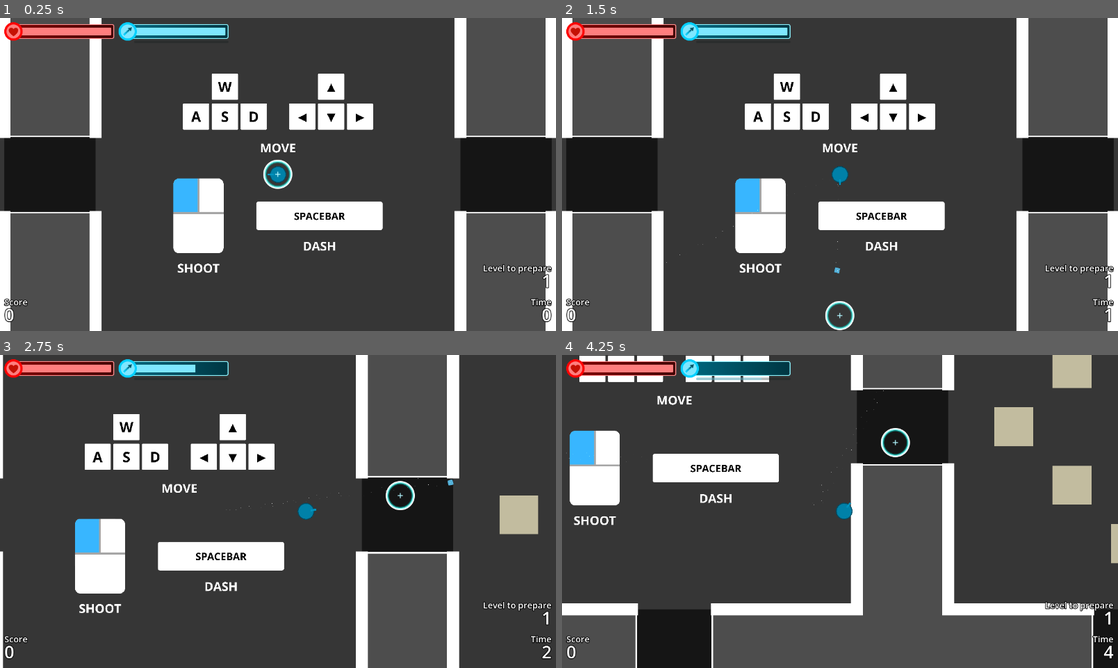
Above: before the commit, frames 1-4 (two rows, left to right).
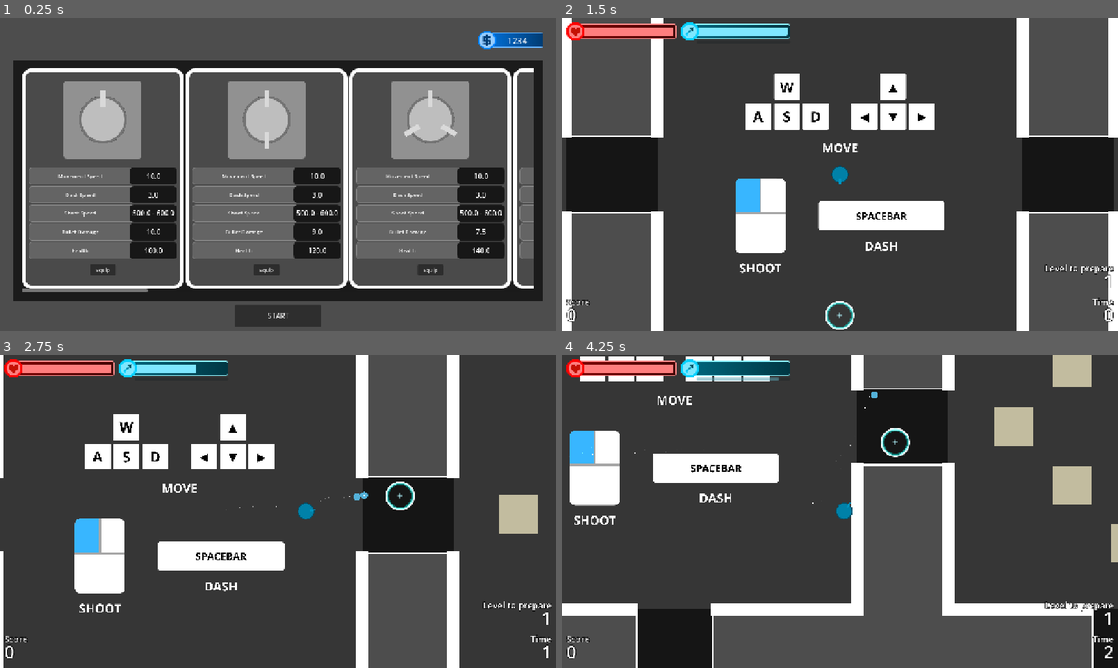
Above: after the commit, the same moments.

Repository: doanryderrhythm/thesis-1-vng-game
Game: Godot game, scene res://scenes/main_scenes/shop_scene.tscn
Same seed, same stepped clock (60 frames per second), same inputs: the game is played once before the commit and once after it. Before the commit the project starts from res://scenes/main_scenes/play_scene.tscn.
Inputs (mouse positions are in pixels of both pictures, inside the frame that each line leads up to):
- Up to frame 1 (0.25 s): no input
- Up to frame 2 (1.5 s): click (662, 268) at 0.5 s, where only the run after the commit has a clickable "Equip"; click (840, 315) at 1.25 s, where only the run after the commit has a clickable "START"
- Up to frame 3 (2.75 s): tap Enter at 2 s; move the mouse to (400, 495) at 2.02 s; hold Right (right) from 2.03 s (still down); tap Space (dash) at 2.1 s; click (400, 495) at 2.17 s
- Up to frame 4 (4.25 s): move the mouse to (728, 527) at 2.77 s; release Right (right) at 2.78 s; hold Down (down) 2.78-3.53 s; tap Space (dash) at 2.85, 3.6 s; click (728, 527) at 2.92 s; move the mouse to (895, 442) at 3.52 s; hold Right (right) from 3.53 s (still down); click (895, 442) at 3.67 s

The runs differ from the first frame. In frame 1, 56% of the frame differs, in the area x 0-100%, y 0-100%; in frame 2, 2.0%; in frame 3, 2.0%; in frame 4, 2.1%.

Commit message:
Made it so that players can choose skin to play

Diff:
--- a/untitled-thesis-1-game/project.godot
+++ b/untitled-thesis-1-game/project.godot
@@ -11,7 +11,7 @@
 [application]
 
 config/name="Untitled Thesis 1 GAME"
-run/main_scene="uid://7hve4728seki"
+run/main_scene="uid://cl6xpd7qlb36r"
 config/features=PackedStringArray("4.6", "GL Compatibility")
 config/icon="res://icon.svg"
 
@@ -26,6 +26,7 @@
 
 window/size/viewport_width=1280
 window/size/viewport_height=720
+window/stretch/mode="canvas_items"
 
 [input]
 
--- a/untitled-thesis-1-game/resources/player/player_circle_1-1.tres
+++ b/untitled-thesis-1-game/resources/player/player_circle_1-1.tres
@@ -1,9 +1,17 @@
 [gd_resource type="Resource" script_class="PlayerStats" format=3 uid="uid://dlyk6n6e8d77k"]
 
 [ext_resource type="Script" uid="uid://thvjb24rjrlp" path="res://scripts/resources/resource_player.gd" id="1_g50bw"]
+[ext_resource type="Resource" uid="uid://v37vy1v7d8" path="res://resources/bullets/bullet_circle_1-1.tres" id="1_oe1mr"]
 [ext_resource type="Texture2D" uid="uid://dkk35nx33o3ps" path="res://sprites/player/player_circle_1-1.png" id="2_nq65c"]
 
 [resource]
 script = ExtResource("1_g50bw")
+character_type = 3
+markers_pos = Array[Vector2]([Vector2(68, 0)])
+code = "player_circle_1-1"
 sprite = ExtResource("2_nq65c")
+health = 100.0
+move_speed = 1000.0
+dash_speed = 3.0
+bullet_res = ExtResource("1_oe1mr")
 metadata/_custom_type_script = "uid://thvjb24rjrlp"
--- a/untitled-thesis-1-game/resources/player/player_circle_2-1.tres
+++ b/untitled-thesis-1-game/resources/player/player_circle_2-1.tres
@@ -1,9 +1,17 @@
 [gd_resource type="Resource" script_class="PlayerStats" format=3 uid="uid://bloo8rucg2nht"]
 
 [ext_resource type="Script" uid="uid://thvjb24rjrlp" path="res://scripts/resources/resource_player.gd" id="1_2e14m"]
+[ext_resource type="Resource" uid="uid://c07ixvh5sl5la" path="res://resources/bullets/bullet_circle_2-1.tres" id="1_787pf"]
 [ext_resource type="Texture2D" uid="uid://1rxu0pnyoik5" path="res://sprites/player/player_circle_2-1.png" id="2_rpqfi"]
 
 [resource]
 script = ExtResource("1_2e14m")
+character_type = 3
+markers_pos = Array[Vector2]([Vector2(68, 0), Vector2(-68, 0)])
+code = "player_circle_2-1"
 sprite = ExtResource("2_rpqfi")
+health = 120.0
+move_speed = 1000.0
+dash_speed = 3.0
+bullet_res = ExtResource("1_787pf")
 metadata/_custom_type_script = "uid://thvjb24rjrlp"
--- a/untitled-thesis-1-game/resources/player/player_circle_3-1.tres
+++ b/untitled-thesis-1-game/resources/player/player_circle_3-1.tres
@@ -1,9 +1,17 @@
 [gd_resource type="Resource" script_class="PlayerStats" format=3 uid="uid://ce2w2uyakt8a4"]
 
+[ext_resource type="Resource" uid="uid://ggflg1tea863" path="res://resources/bullets/bullet_circle_3-1.tres" id="1_0rh33"]
 [ext_resource type="Script" uid="uid://thvjb24rjrlp" path="res://scripts/resources/resource_player.gd" id="1_e2xa7"]
 [ext_resource type="Texture2D" uid="uid://eek56nfjnj62" path="res://sprites/player/player_circle_3-1.png" id="2_pmy5i"]
 
 [resource]
 script = ExtResource("1_e2xa7")
+character_type = 3
+markers_pos = Array[Vector2]([Vector2(68, 0), Vector2(-34, -59), Vector2(-34, 59)])
+code = "player_circle_3-1"
 sprite = ExtResource("2_pmy5i")
+health = 140.0
+move_speed = 1000.0
+dash_speed = 3.0
+bullet_res = ExtResource("1_0rh33")
 metadata/_custom_type_script = "uid://thvjb24rjrlp"
--- a/untitled-thesis-1-game/resources/player/player_circle_4-1.tres
+++ b/untitled-thesis-1-game/resources/player/player_circle_4-1.tres
@@ -1,9 +1,17 @@
 [gd_resource type="Resource" script_class="PlayerStats" format=3 uid="uid://uxa1i5kmbgtp"]
 
 [ext_resource type="Script" uid="uid://thvjb24rjrlp" path="res://scripts/resources/resource_player.gd" id="1_akdu5"]
+[ext_resource type="Resource" uid="uid://d3etdv0q85l8x" path="res://resources/bullets/bullet_circle_4-1.tres" id="1_tyyib"]
 [ext_resource type="Texture2D" uid="uid://b80gimgca15l7" path="res://sprites/player/player_circle_4-1.png" id="2_u18t6"]
 
 [resource]
 script = ExtResource("1_akdu5")
+character_type = 3
+markers_pos = Array[Vector2]([Vector2(68, 0), Vector2(-68, 0), Vector2(0, 68), Vector2(0, -68)])
+code = "player_circle_4-1"
 sprite = ExtResource("2_u18t6")
+health = 160.0
+move_speed = 1000.0
+dash_speed = 3.0
+bullet_res = ExtResource("1_tyyib")
 metadata/_custom_type_script = "uid://thvjb24rjrlp"
--- a/untitled-thesis-1-game/resources/player/player_diamond_1-1.tres
+++ b/untitled-thesis-1-game/resources/player/player_diamond_1-1.tres
@@ -1,9 +1,17 @@
 [gd_resource type="Resource" script_class="PlayerStats" format=3 uid="uid://c3s2ndaaag677"]
 
+[ext_resource type="Resource" uid="uid://bsdrkhprypdg4" path="res://resources/bullets/bullet_diamond_1-1.tres" id="1_0gp2u"]
 [ext_resource type="Script" uid="uid://thvjb24rjrlp" path="res://scripts/resources/resource_player.gd" id="1_gp0x3"]
 [ext_resource type="Texture2D" uid="uid://btb0sno6udlrs" path="res://sprites/player/player_diamond_1-1.png" id="2_ng2pq"]
 
 [resource]
 script = ExtResource("1_gp0x3")
+character_type = 2
+markers_pos = Array[Vector2]([Vector2(68, 0)])
+code = "player_diamond_1-1"
 sprite = ExtResource("2_ng2pq")
+health = 110.0
+move_speed = 1150.0
+dash_speed = 3.5
+bullet_res = ExtResource("1_0gp2u")
 metadata/_custom_type_script = "uid://thvjb24rjrlp"
--- a/untitled-thesis-1-game/resources/player/player_diamond_2-1.tres
+++ b/untitled-thesis-1-game/resources/player/player_diamond_2-1.tres
@@ -1,9 +1,17 @@
 [gd_resource type="Resource" script_class="PlayerStats" format=3 uid="uid://cg8olh1e1d2va"]
 
+[ext_resource type="Resource" uid="uid://bi6c3qwr0p51c" path="res://resources/bullets/bullet_diamond_2-1.tres" id="1_3comk"]
 [ext_resource type="Script" uid="uid://thvjb24rjrlp" path="res://scripts/resources/resource_player.gd" id="1_fn1ce"]
 [ext_resource type="Texture2D" uid="uid://duflh2arbtrka" path="res://sprites/player/player_diamond_2-1.png" id="2_nnlmt"]
 
 [resource]
 script = ExtResource("1_fn1ce")
+character_type = 2
+markers_pos = Array[Vector2]([Vector2(68, 0), Vector2(-68, 0)])
+code = "player_diamond_2-1"
 sprite = ExtResource("2_nnlmt")
+health = 135.0
+move_speed = 1150.0
+dash_speed = 3.5
+bullet_res = ExtResource("1_3comk")
 metadata/_custom_type_script = "uid://thvjb24rjrlp"
--- a/untitled-thesis-1-game/resources/player/player_diamond_4-1.tres
+++ b/untitled-thesis-1-game/resources/player/player_diamond_4-1.tres
@@ -1,9 +1,17 @@
 [gd_resource type="Resource" script_class="PlayerStats" format=3 uid="uid://dulpuoebvtxjy"]
 
 [ext_resource type="Script" uid="uid://thvjb24rjrlp" path="res://scripts/resources/resource_player.gd" id="1_j3f13"]
+[ext_resource type="Resource" uid="uid://ccq7cmf4g15cr" path="res://resources/bullets/bullet_diamond_4-1.tres" id="1_kwemj"]
 [ext_resource type="Texture2D" uid="uid://coitxn8acct2i" path="res://sprites/player/player_diamond_4-1.png" id="2_gju23"]
 
 [resource]
 script = ExtResource("1_j3f13")
+character_type = 2
+markers_pos = Array[Vector2]([Vector2(68, 0), Vector2(-68, 0), Vector2(0, 68), Vector2(0, -68)])
+code = "player_diamond_4-1"
 sprite = ExtResource("2_gju23")
+health = 160.0
+move_speed = 1150.0
+dash_speed = 3.5
+bullet_res = ExtResource("1_kwemj")
 metadata/_custom_type_script = "uid://thvjb24rjrlp"
--- a/untitled-thesis-1-game/resources/player/player_square_1-1.tres
+++ b/untitled-thesis-1-game/resources/player/player_square_1-1.tres
@@ -1,9 +1,17 @@
 [gd_resource type="Resource" script_class="PlayerStats" format=3 uid="uid://bnljbea5arlql"]
 
 [ext_resource type="Script" uid="uid://thvjb24rjrlp" path="res://scripts/resources/resource_player.gd" id="1_t1lbd"]
+[ext_resource type="Resource" uid="uid://dsfcv1jcwxwpq" path="res://resources/bullets/bullet_square_1-1.tres" id="1_wexso"]
 [ext_resource type="Texture2D" uid="uid://b82562vw1hbbw" path="res://sprites/player/player_square_1-1.png" id="2_564ns"]
 
 [resource]
 script = ExtResource("1_t1lbd")
+character_type = 1
+markers_pos = Array[Vector2]([Vector2(68, 0)])
+code = "player_square_1-1"
 sprite = ExtResource("2_564ns")
+health = 135.0
+move_speed = 1075.0
+dash_speed = 3.25
+bullet_res = ExtResource("1_wexso")
 metadata/_custom_type_script = "uid://thvjb24rjrlp"
--- a/untitled-thesis-1-game/resources/player/player_square_2-1.tres
+++ b/untitled-thesis-1-game/resources/player/player_square_2-1.tres
@@ -1,9 +1,17 @@
 [gd_resource type="Resource" script_class="PlayerStats" format=3 uid="uid://bv2yrn0u7ocr7"]
 
 [ext_resource type="Script" uid="uid://thvjb24rjrlp" path="res://scripts/resources/resource_player.gd" id="1_ho3fm"]
+[ext_resource type="Resource" uid="uid://dcwhola32vj8p" path="res://resources/bullets/bullet_square_2-1.tres" id="1_ylw0l"]
 [ext_resource type="Texture2D" uid="uid://dp1urx0ll3shv" path="res://sprites/player/player_square_2-1.png" id="2_wmndb"]
 
 [resource]
 script = ExtResource("1_ho3fm")
+character_type = 1
+markers_pos = Array[Vector2]([Vector2(68, 0), Vector2(-68, 0)])
+code = "player_square_2-1"
 sprite = ExtResource("2_wmndb")
+health = 160.0
+move_speed = 1075.0
+dash_speed = 3.25
+bullet_res = ExtResource("1_ylw0l")
 metadata/_custom_type_script = "uid://thvjb24rjrlp"
--- a/untitled-thesis-1-game/resources/player/player_square_4-1.tres
+++ b/untitled-thesis-1-game/resources/player/player_square_4-1.tres
@@ -1,9 +1,17 @@
 [gd_resource type="Resource" script_class="PlayerStats" format=3 uid="uid://dsw5hybmxtw1o"]
 
 [ext_resource type="Script" uid="uid://thvjb24rjrlp" path="res://scripts/resources/resource_player.gd" id="1_gelcp"]
+[ext_resource type="Resource" uid="uid://c5u7hqtyiwjip" path="res://resources/bullets/bullet_square_4-1.tres" id="1_ms5f6"]
 [ext_resource type="Texture2D" uid="uid://dhekw8y7qg2fm" path="res://sprites/player/player_square_4-1.png" id="2_02fnn"]
 
 [resource]
 script = ExtResource("1_gelcp")
+character_type = 1
+markers_pos = Array[Vector2]([Vector2(68, 0), Vector2(-68, 0), Vector2(0, 68), Vector2(0, -68)])
+code = "player_square_4-1"
 sprite = ExtResource("2_02fnn")
+health = 190.0
+move_speed = 1075.0
+dash_speed = 3.5
+bullet_res = ExtResource("1_ms5f6")
 metadata/_custom_type_script = "uid://thvjb24rjrlp"
--- a/untitled-thesis-1-game/resources/player/player_triangle_1-1.tres
+++ b/untitled-thesis-1-game/resources/player/player_triangle_1-1.tres
@@ -1,9 +1,16 @@
 [gd_resource type="Resource" script_class="PlayerStats" format=3 uid="uid://dq7go06kkveb4"]
 
 [ext_resource type="Script" uid="uid://thvjb24rjrlp" path="res://scripts/resources/resource_player.gd" id="1_3rtbe"]
+[ext_resource type="Resource" uid="uid://n0iycdu7o335" path="res://resources/bullets/bullet_triangle_1-1.tres" id="1_r456s"]
 [ext_resource type="Texture2D" uid="uid://djv4m1xavsedg" path="res://sprites/player/player_triangle_1-1.png" id="2_g5q6d"]
 
 [resource]
 script = ExtResource("1_3rtbe")
+markers_pos = Array[Vector2]([Vector2(68, 0)])
+code = "player_triangle_1-1"
 sprite = ExtResource("2_g5q6d")
+health = 120.0
+move_speed = 1200.0
+dash_speed = 4.0
+bullet_res = ExtResource("1_r456s")
 metadata/_custom_type_script = "uid://thvjb24rjrlp"
--- a/untitled-thesis-1-game/resources/player/player_triangle_2-1.tres
+++ b/untitled-thesis-1-game/resources/player/player_triangle_2-1.tres
@@ -1,9 +1,16 @@
 [gd_resource type="Resource" script_class="PlayerStats" format=3 uid="uid://dq0eqq6yuj6a1"]
 
+[ext_resource type="Resource" uid="uid://bv2ulqsc1mj35" path="res://resources/bullets/bullet_triangle_2-1.tres" id="1_amhlc"]
 [ext_resource type="Script" uid="uid://thvjb24rjrlp" path="res://scripts/resources/resource_player.gd" id="1_ftu40"]
 [ext_resource type="Texture2D" uid="uid://c64tnqyf2tsyc" path="res://sprites/player/player_triangle_2-1.png" id="2_xwp8o"]
 
 [resource]
 script = ExtResource("1_ftu40")
+markers_pos = Array[Vector2]([Vector2(68, 0), Vector2(-45, 0)])
+code = "player_triangle_2-1"
 sprite = ExtResource("2_xwp8o")
+health = 150.0
+move_speed = 1200.0
+dash_speed = 4.0
+bullet_res = ExtResource("1_amhlc")
 metadata/_custom_type_script = "uid://thvjb24rjrlp"
--- a/untitled-thesis-1-game/resources/player/player_triangle_3-1.tres
+++ b/untitled-thesis-1-game/resources/player/player_triangle_3-1.tres
@@ -1,9 +1,16 @@
 [gd_resource type="Resource" script_class="PlayerStats" format=3 uid="uid://8xowtvyb4jwm"]
 
 [ext_resource type="Script" uid="uid://thvjb24rjrlp" path="res://scripts/resources/resource_player.gd" id="1_2bvxe"]
+[ext_resource type="Resource" uid="uid://y3i0wmc80i8y" path="res://resources/bullets/bullet_triangle_3-1.tres" id="1_kahb8"]
 [ext_resource type="Texture2D" uid="uid://cnroce0q5v0ko" path="res://sprites/player/player_triangle_3-1.png" id="2_xtier"]
 
 [resource]
 script = ExtResource("1_2bvxe")
+markers_pos = Array[Vector2]([Vector2(68, 0), Vector2(-34, -59), Vector2(-34, 59)])
+code = "player_triangle_3-1"
 sprite = ExtResource("2_xtier")
+health = 180.0
+move_speed = 1200.0
+dash_speed = 4.25
+bullet_res = ExtResource("1_kahb8")
 metadata/_custom_type_script = "uid://thvjb24rjrlp"
--- a/untitled-thesis-1-game/resources/stages/stage_stats_0.tres
+++ b/untitled-thesis-1-game/resources/stages/stage_stats_0.tres
@@ -8,7 +8,6 @@
 phase_count = 1
 min_enemy = 1
 max_enemy = 2
-is_lazer = true
 lazer_spawn_rate = 2.0
 lazer_warn_time = 2.0
 lazer_stay_time = 1.5
--- a/untitled-thesis-1-game/resources/stages/stage_stats_1.tres
+++ b/untitled-thesis-1-game/resources/stages/stage_stats_1.tres
@@ -8,7 +8,6 @@
 phase_count = 1
 min_enemy = 2
 max_enemy = 3
-is_lazer = true
 lazer_spawn_rate = 2.0
 lazer_warn_time = 2.0
 lazer_stay_time = 1.5
--- a/untitled-thesis-1-game/scenes/main_scenes/shop_scene.tscn
+++ b/untitled-thesis-1-game/scenes/main_scenes/shop_scene.tscn
@@ -18,7 +18,20 @@
 		var ui_item: SkinUI = skin_ui_item.instantiate()
 		ui_item.skin_stats = player
 		item_container.add_child(ui_item)
+		ui_item.equip_button.pressed.connect(select_skin.bind(ui_item))
 	pass
+
+func select_skin(selected_ui_item: SkinUI) -> void:
+	ProfileManager.update_profile(selected_ui_item.skin_stats)
+	for item in item_container.get_children():
+		if item == selected_ui_item:
+			item.modulate = Color(\"#a3fbff\")
+		else:
+			item.modulate = Color.WHITE
+
+func _on_start_button_pressed() -> void:
+	get_tree().change_scene_to_file(\"res://scenes/main_scenes/play_scene.tscn\")
+	pass # Replace with function body.
 "
 
 [sub_resource type="LabelSettings" id="LabelSettings_8r8tc"]
@@ -90,3 +103,19 @@
 label_settings = SubResource("LabelSettings_8r8tc")
 horizontal_alignment = 1
 vertical_alignment = 1
+
+[node name="StartButton" type="Button" parent="CanvasLayer" unique_id=947664123]
+anchors_preset = 7
+anchor_left = 0.5
+anchor_top = 1.0
+anchor_right = 0.5
+anchor_bottom = 1.0
+offset_left = -100.0
+offset_top = -60.0
+offset_right = 100.0
+offset_bottom = -10.0
+grow_horizontal = 2
+grow_vertical = 0
+text = "START"
+
+[connection signal="pressed" from="CanvasLayer/StartButton" to="." method="_on_start_button_pressed"]
--- a/untitled-thesis-1-game/scenes/player/player.tscn
+++ b/untitled-thesis-1-game/scenes/player/player.tscn
@@ -1,11 +1,11 @@
 [gd_scene format=3 uid="uid://bmne7bel88n5p"]
 
-[ext_resource type="Texture2D" uid="uid://dkk35nx33o3ps" path="res://sprites/player/player_circle_1-1.png" id="1_8afob"]
 [ext_resource type="Script" uid="uid://4ntrfrdt4iyl" path="res://scripts/player/player.gd" id="1_dovo2"]
 [ext_resource type="Resource" uid="uid://bsdrkhprypdg4" path="res://resources/bullets/bullet_diamond_1-1.tres" id="2_75vfm"]
 [ext_resource type="PackedScene" uid="uid://vtxwdqpa14io" path="res://scenes/bullets/player_bullet.tscn" id="3_0owmy"]
 [ext_resource type="Script" uid="uid://crv1isw4q5df" path="res://scripts/area_2d/hurt_area_2d.gd" id="3_gmlin"]
 [ext_resource type="Script" uid="uid://2jniw3exf4mu" path="res://scripts/area_2d/hit_area_2d.gd" id="3_lvxji"]
+[ext_resource type="Texture2D" uid="uid://eek56nfjnj62" path="res://sprites/player/player_circle_3-1.png" id="4_5gtgg"]
 [ext_resource type="AudioStream" uid="uid://r6ubrcbwu6p8" path="res://sfx/player_shoot.wav" id="7_0owmy"]
 [ext_resource type="AudioStream" uid="uid://bglthoh62y2ot" path="res://sfx/player_dash.wav" id="8_5gtgg"]
 [ext_resource type="AudioStream" uid="uid://cn0svmt1f6uuy" path="res://sfx/player_hurt.wav" id="9_h17s1"]
@@ -91,7 +91,7 @@
 [node name="Sprite2D" type="Sprite2D" parent="." unique_id=768663192]
 modulate = Color(3.465414e-06, 0.67638296, 0.88230026, 1)
 rotation = 1.5707964
-texture = ExtResource("1_8afob")
+texture = ExtResource("4_5gtgg")
 
 [node name="CollisionShape2D" type="CollisionShape2D" parent="." unique_id=1744166195]
 shape = SubResource("CircleShape2D_dovo2")
@@ -156,9 +156,6 @@
 
 [node name="ShootingMarkers" type="Node2D" parent="." unique_id=2096073461]
 
-[node name="Marker2D" type="Marker2D" parent="ShootingMarkers" unique_id=1095881050]
-position = Vector2(68, 0)
-
 [node name="DashTimer" type="Timer" parent="." unique_id=2064906837]
 wait_time = 0.2
 one_shot = true
--- a/untitled-thesis-1-game/scenes/ui/debug_ui.tscn
+++ b/untitled-thesis-1-game/scenes/ui/debug_ui.tscn
@@ -65,8 +65,8 @@
 	health_bar.value = GameManager.player.health
 	if GameManager.player.health <= 0:
 		danger_texture.modulate = Color(1, 1, 1, 0)
-	elif GameManager.player.health <= 0.3 * ValueStorer.player_health:
-		danger_texture.modulate = Color(1, 1, 1, 1 - GameManager.player.health / (0.3 * ValueStorer.player_health))
+	elif GameManager.player.health <= 0.3 * ProfileManager.health:
+		danger_texture.modulate = Color(1, 1, 1, 1 - GameManager.player.health / (0.3 * ProfileManager.health))
 	else:
 		danger_texture.modulate = Color(1, 1, 1, 0)
 
--- a/untitled-thesis-1-game/scenes/ui/skin_ui_item.tscn
+++ b/untitled-thesis-1-game/scenes/ui/skin_ui_item.tscn
@@ -208,3 +208,19 @@
 label_settings = SubResource("LabelSettings_nj366")
 horizontal_alignment = 1
 vertical_alignment = 1
+
+[node name="EquipButton" type="Button" parent="." unique_id=243860223]
+layout_mode = 1
+anchors_preset = -1
+anchor_left = 0.5
+anchor_top = 0.91400003
+anchor_right = 0.5
+anchor_bottom = 0.91400003
+offset_left = -30.0
+offset_top = -12.384003
+offset_right = 30.0
+offset_bottom = 12.615997
+grow_horizontal = 2
+grow_vertical = 0
+theme_override_font_sizes/font_size = 12
+text = "Equip"
--- a/untitled-thesis-1-game/scripts/autoload/game_manager.gd
+++ b/untitled-thesis-1-game/scripts/autoload/game_manager.gd
@@ -34,7 +34,7 @@
 var play_time_int: int = 0
 var stage_stats: Array[StageStats]
 
-var is_gameplay: bool = true
+var is_gameplay: bool = false
 
 signal health_change
 signal dash_change
@@ -50,6 +50,8 @@
 	pass
 
 func reset() -> void:
+	is_gameplay = true
+
 	current_id_x = 0
 	current_id_y = 0
 
--- a/untitled-thesis-1-game/scripts/autoload/profile_manager.gd
+++ b/untitled-thesis-1-game/scripts/autoload/profile_manager.gd
@@ -1 +1,22 @@
 extends Node
+
+var player_code: String
+
+var character_type: Player.CharacterType
+var markers_pos: Array[Vector2]
+
+var sprite: Texture2D
+var health: float
+var move_speed: float
+var dash_speed: float
+var bullet_res: BulletStats
+
+func update_profile(player: PlayerStats) -> void:
+	player_code = player.code
+	character_type = player.character_type
+	markers_pos = player.markers_pos
+	sprite = player.sprite
+	health = player.health
+	move_speed = player.move_speed
+	dash_speed = player.dash_speed
+	bullet_res = player.bullet_res
--- a/untitled-thesis-1-game/scripts/autoload/value_storer.gd
+++ b/untitled-thesis-1-game/scripts/autoload/value_storer.gd
@@ -28,7 +28,7 @@
 var bomb_radius: float = 63.0
 var player_bullet_speed_mult: float = 3.0
 var max_dash_count: int = 3
-var dash_wait_time: float = 2.0
+var dash_wait_time: float = 5.0
 var reward_random_extra: int = 10
 var reward_enable_time: float = 0.5
 #endregion
--- a/untitled-thesis-1-game/scripts/player/player.gd
+++ b/untitled-thesis-1-game/scripts/player/player.gd
@@ -23,6 +23,7 @@
 @export var _bullet_scene: PackedScene
 
 @onready var _shoot_markers_storer = $ShootingMarkers
+var _markers_pos: Array[Vector2]
 var _shoot_markers: Array[Marker2D]
 @onready var _shooting_delay_timer: Timer = $ShootingDelayTimer
 
@@ -46,6 +47,8 @@
 @onready var _dash_audio: AudioStreamPlayer = $DashAudio
 @onready var _hurt_audio: AudioStreamPlayer = $HurtAudio
 
+@onready var _player_sprite: Sprite2D = $Sprite2D
+
 var state: PlayerState
 var _is_dash: bool = false
 var _move_rate: float = 1.0
@@ -89,7 +92,7 @@
 	else:
 		direction_vector = _dash_direction_vector
 
-	velocity = ValueStorer.velocity * _move_rate * direction_vector
+	velocity = ProfileManager.move_speed * _move_rate * direction_vector
 	move_and_slide()
 
 func manage_dash() -> void:
@@ -131,9 +134,11 @@
 		bullet.global_position = _shoot_markers[i].global_position
 		bullet.texture = _bullet_stats.texture
 		bullet.speed = randf_range(_bullet_stats.min_speed, _bullet_stats.max_speed) * (ValueStorer.player_bullet_speed_mult + _offset_bullet_speed)
-		bullet.angle = deg_to_rad(randf_range(
-			rotation_degrees - 2,
-			rotation_degrees + 2))
+		var cal_angle: float = rad_to_deg(atan2(
+			(_shoot_markers[i].global_position.y - global_position.y),
+			(_shoot_markers[i].global_position.x - global_position.x)
+			))
+		bullet.angle = deg_to_rad(randf_range(cal_angle - 2, cal_angle + 2))
 		bullet.damage = _bullet_stats.damage
 
 		var parent = get_tree().current_scene.find_child(ValueStorer.bullets_node)
@@ -194,6 +199,22 @@
 	pass
 
 func set_up_player() -> void:
+	_player_sprite.texture = ProfileManager.sprite
+	_character_type = ProfileManager.character_type
+	_bullet_stats = ProfileManager.bullet_res
+	health = ProfileManager.health
+	_total_dash = ProfileManager.dash_speed
+	_markers_pos = ProfileManager.markers_pos
+
+	_offset_bullet_speed = 0
+	_offset_move_speed = 1
+	_dash_wait_timer.wait_time = ValueStorer.dash_wait_time
+
+	for pos in _markers_pos:
+		var marker: Marker2D = Marker2D.new()
+		marker.position = pos
+		_shoot_markers_storer.add_child(marker)
+
 	for marker in _shoot_markers_storer.get_children():
 		_shoot_markers.push_back(marker)
 
@@ -218,11 +239,6 @@
 		_circle_hurt_collision.disabled = false
 		hurt_collision = _circle_hurt_collision
 
-	health = ValueStorer.player_health
-	_total_dash = ValueStorer.player_dash_rate
-	_offset_bullet_speed = 0
-	_offset_move_speed = 1
-
 func toggle_dash(is_toggled: bool) -> void:
 	_is_dash = is_toggled
 	if _is_invulnerable and !_is_dash:
--- a/untitled-thesis-1-game/scripts/resources/resource_player.gd
+++ b/untitled-thesis-1-game/scripts/resources/resource_player.gd
@@ -1,9 +1,13 @@
 extends Resource
 class_name PlayerStats
 
+@export var character_type: Player.CharacterType
+@export var markers_pos: Array[Vector2]
+
+@export var code: String
+
 @export var sprite: Texture2D
+@export var health: float
 @export var move_speed: float
 @export var dash_speed: float
-@export var shoot_speed: float
-@export var bullet_damage: float
-@export var health: float
+@export var bullet_res: BulletStats
--- a/untitled-thesis-1-game/scripts/ui/skin_ui_item.gd
+++ b/untitled-thesis-1-game/scripts/ui/skin_ui_item.gd
@@ -10,14 +10,16 @@
 @onready var bullet_damage_value_text: Label = $BulletDamageValue
 @onready var health_value_text: Label = $HealthValue
 
+@onready var equip_button: Button = $EquipButton
+
 func _ready() -> void:
 	update_stats()
 
 func update_stats() -> void:
 	skin_placeholder.texture = skin_stats.sprite
-	move_speed_value_text.text = str(skin_stats.move_speed)
+	move_speed_value_text.text = str(skin_stats.move_speed / 100.0)
 	dash_speed_value_text.text = str(skin_stats.dash_speed)
-	shoot_speed_value_text.text = str(skin_stats.shoot_speed)
-	bullet_damage_value_text.text = str(skin_stats.bullet_damage)
+	shoot_speed_value_text.text = str(skin_stats.bullet_res.min_speed) + " - " + str(skin_stats.bullet_res.max_speed)
+	bullet_damage_value_text.text = str(skin_stats.bullet_res.damage)
 	health_value_text.text = str(skin_stats.health)
 	pass
